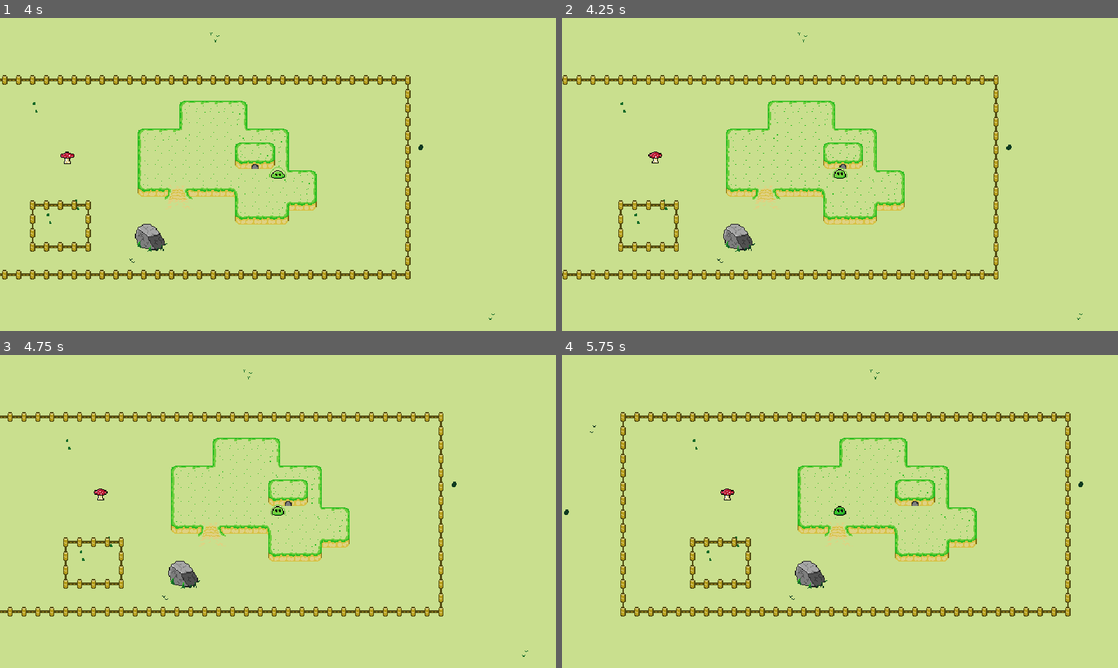
Above: before the commit, frames 1-4 (two rows, left to right).
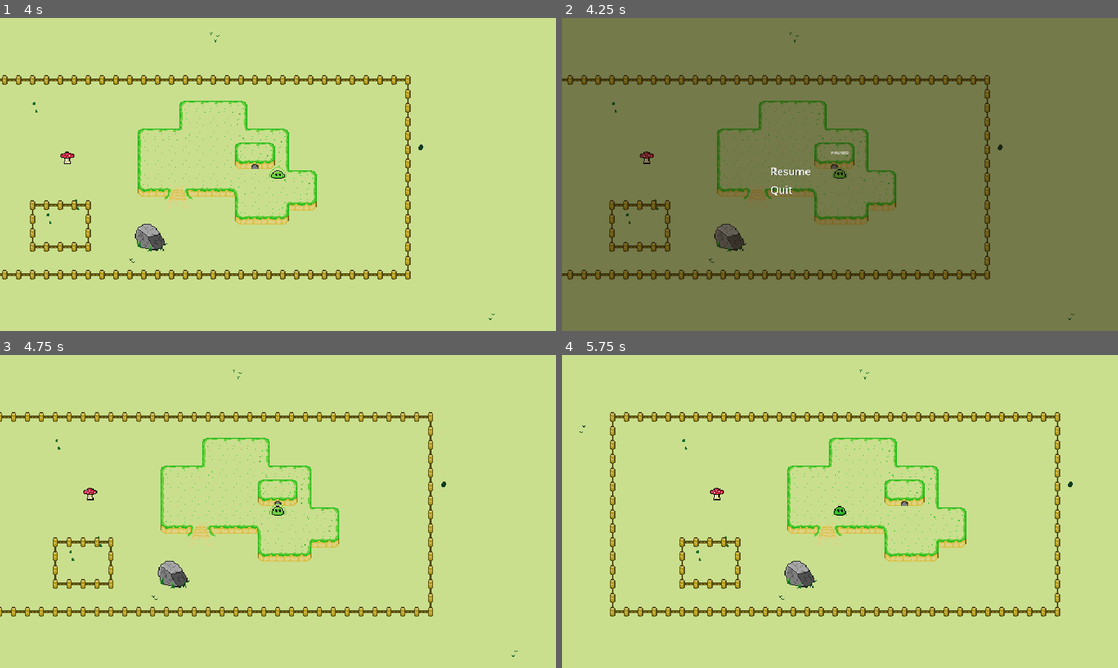
Above: after the commit, the same moments.

Repository: MisterCodo/slime
Game: Godot game, scene res://levels/main.tscn
Same seed, same stepped clock (60 frames per second), same inputs: the game is played once before the commit and once after it. This scene is started directly instead of the project's main scene.
Inputs (mouse positions are in pixels of both pictures, inside the frame that each line leads up to):
- Up to frame 1 (4 s): tap Enter at 0.5 s; hold D (ui_right) 0.53-1.28 s; tap E (action) at 0.6, 1.35, 2.3, 2.85, 3.6 s; hold S (ui_down) 1.28-2.03 s; hold D (ui_right) 2.03-2.78 s; tap R (change_slime_class) at 2.1 s; hold W (ui_up) 2.78-3.53 s; hold A (ui_left) from 3.53 s (still down)
- Up to frame 2 (4.25 s): keep holding A (ui_left); tap Escape (pause, bound only after the commit) at 4.15 s
- Up to frame 3 (4.75 s): release A (ui_left) at 4.25 s; click (278, 508) at 4.25 s, where only the run after the commit has a clickable "Resume"
- Up to frame 4 (5.75 s): hold A (ui_left) from 5.03 s (still down); tap R (change_slime_class) at 5.1 s; tap E (action) at 5.3 s

Frame 1 is identical in both runs. In frame 2, 100% of the frame differs, in the area x 0-100%, y 0-100%; in frame 3, 6.4%; in frame 4, 7.6%.

Commit message:
Fix #10 Player can press escape/start to pause game

Diff:
--- a/levels/main.tscn
+++ b/levels/main.tscn
@@ -1,5 +1,6 @@
-[gd_scene load_steps=12 format=3 uid="uid://bxuybxu0e1u6x"]
-
+[gd_scene load_steps=13 format=3 uid="uid://bxuybxu0e1u6x"]
+
+[ext_resource type="PackedScene" uid="uid://ceyarrxmwn2ql" path="res://ui/pause_screen/pause_screen.tscn" id="1_fxajr"]
 [ext_resource type="PackedScene" uid="uid://dbwpwqd6ofri4" path="res://characters/slime/slime.tscn" id="1_r2xe2"]
 [ext_resource type="Texture2D" uid="uid://bkstgs1a4vfm6" path="res://assets/grass.png" id="2_0b5v0"]
 [ext_resource type="Texture2D" uid="uid://b0jv6nq1t38ec" path="res://assets/hills.png" id="3_xkd0f"]
@@ -216,6 +217,10 @@
 position = Vector2(96, 54)
 y_sort_enabled = true
 
+[node name="CanvasLayer" type="CanvasLayer" parent="."]
+
+[node name="PauseScreen" parent="CanvasLayer" instance=ExtResource("1_fxajr")]
+
 [node name="Slime" parent="." instance=ExtResource("1_r2xe2")]
 position = Vector2(75, 91)
 y_sort_enabled = true
--- a/project.godot
+++ b/project.godot
@@ -59,6 +59,12 @@
 , Object(InputEventJoypadButton,"resource_local_to_scene":false,"resource_name":"","device":-1,"button_index":3,"pressure":0.0,"pressed":false,"script":null)
 ]
 }
+pause={
+"deadzone": 0.5,
+"events": [Object(InputEventKey,"resource_local_to_scene":false,"resource_name":"","device":0,"window_id":0,"alt_pressed":false,"shift_pressed":false,"ctrl_pressed":false,"meta_pressed":false,"pressed":false,"keycode":4194305,"physical_keycode":0,"unicode":0,"echo":false,"script":null)
+, Object(InputEventJoypadButton,"resource_local_to_scene":false,"resource_name":"","device":-1,"button_index":6,"pressure":0.0,"pressed":false,"script":null)
+]
+}
 
 [layer_names]
 
--- /dev/null
+++ b/ui/pause_screen/pause_screen.gd
@@ -0,0 +1,23 @@
+extends Control
+
+
+var paused: bool = false:
+	get:
+		return paused
+	set(value):
+		paused = value
+		get_tree().paused = paused
+		visible = paused
+
+
+func _unhandled_input(event):
+	if event.is_action_pressed("pause"):
+		self.paused = !paused
+
+
+func _on_resume_pressed():
+	self.paused = false
+
+
+func _on_quit_button_pressed():
+	get_tree().quit()
--- /dev/null
+++ b/ui/pause_screen/pause_screen.tscn
@@ -0,0 +1,71 @@
+[gd_scene load_steps=4 format=3 uid="uid://ceyarrxmwn2ql"]
+
+[ext_resource type="PackedScene" uid="uid://d4ag3aa8ov4il" path="res://ui/pause_screen/resume_button.tscn" id="1_70p3l"]
+[ext_resource type="Script" path="res://ui/pause_screen/pause_screen.gd" id="1_75dcu"]
+[ext_resource type="PackedScene" uid="uid://b0kw1q034s8bt" path="res://ui/pause_screen/quit_button.tscn" id="2_bnokb"]
+
+[node name="PauseScreen" type="Control"]
+process_mode = 3
+visible = false
+layout_mode = 3
+anchors_preset = 15
+anchor_right = 1.0
+anchor_bottom = 1.0
+grow_horizontal = 2
+grow_vertical = 2
+script = ExtResource("1_75dcu")
+
+[node name="Background" type="ColorRect" parent="."]
+layout_mode = 1
+anchors_preset = 15
+anchor_right = 1.0
+anchor_bottom = 1.0
+grow_horizontal = 2
+grow_vertical = 2
+color = Color(0.12549, 0.0823529, 0.0235294, 0.501961)
+
+[node name="Center" type="CenterContainer" parent="."]
+layout_mode = 1
+anchors_preset = 15
+anchor_right = 1.0
+anchor_bottom = 1.0
+grow_horizontal = 2
+grow_vertical = 2
+
+[node name="Buttons" type="VBoxContainer" parent="Center"]
+layout_mode = 2
+offset_left = 720.0
+offset_top = 451.0
+offset_right = 1200.0
+offset_bottom = 629.0
+
+[node name="Paused" type="Label" parent="Center/Buttons"]
+layout_mode = 2
+offset_right = 480.0
+offset_bottom = 26.0
+text = "PAUSED"
+horizontal_alignment = 1
+vertical_alignment = 1
+
+[node name="Spacing" type="Control" parent="Center/Buttons"]
+custom_minimum_size = Vector2i(0, 20)
+layout_mode = 2
+anchors_preset = 0
+offset_top = 30.0
+offset_right = 480.0
+offset_bottom = 50.0
+
+[node name="Resume" parent="Center/Buttons" instance=ExtResource("1_70p3l")]
+layout_mode = 2
+offset_top = 54.0
+offset_right = 480.0
+offset_bottom = 114.0
+
+[node name="QuitButton" parent="Center/Buttons" instance=ExtResource("2_bnokb")]
+layout_mode = 2
+offset_top = 118.0
+offset_right = 480.0
+offset_bottom = 178.0
+
+[connection signal="pressed" from="Center/Buttons/Resume" to="." method="_on_resume_pressed"]
+[connection signal="pressed" from="Center/Buttons/QuitButton" to="." method="_on_quit_button_pressed"]
--- /dev/null
+++ b/ui/pause_screen/quit_button.tscn
@@ -0,0 +1,8 @@
+[gd_scene load_steps=2 format=3 uid="uid://b0kw1q034s8bt"]
+
+[ext_resource type="PackedScene" uid="uid://dked3qtlchhg6" path="res://ui/menu_button.tscn" id="1_1f1cm"]
+
+[node name="Quit" instance=ExtResource("1_1f1cm")]
+
+[node name="Label" parent="." index="0"]
+text = "Quit"
--- /dev/null
+++ b/ui/pause_screen/resume_button.tscn
@@ -0,0 +1,8 @@
+[gd_scene load_steps=2 format=3 uid="uid://d4ag3aa8ov4il"]
+
+[ext_resource type="PackedScene" uid="uid://dked3qtlchhg6" path="res://ui/menu_button.tscn" id="1_bd1xj"]
+
+[node name="Resume" instance=ExtResource("1_bd1xj")]
+
+[node name="Label" parent="." index="0"]
+text = "Resume"
--- a/ui/title_screen/title_screen.tscn
+++ b/ui/title_screen/title_screen.tscn
@@ -18,28 +18,24 @@
 script = ExtResource("1_m0g57")
 
 [node name="Menu" type="VBoxContainer" parent="."]
-layout_mode = 0
 offset_left = 100.0
 offset_top = 80.0
 offset_right = 1820.0
 offset_bottom = 1000.0
 
 [node name="Logo" type="TextureRect" parent="Menu"]
-layout_mode = 2
 offset_right = 1720.0
 offset_bottom = 100.0
 texture = ExtResource("2_7bst2")
 stretch_mode = 3
 
 [node name="Center" type="HBoxContainer" parent="Menu"]
-layout_mode = 2
 offset_top = 104.0
 offset_right = 1720.0
 offset_bottom = 920.0
 size_flags_vertical = 3
 
 [node name="Buttons" type="VBoxContainer" parent="Menu/Center"]
-layout_mode = 2
 offset_top = 282.0
 offset_right = 1720.0
 offset_bottom = 534.0
@@ -47,27 +43,22 @@
 size_flags_vertical = 4
 
 [node name="NewGame" parent="Menu/Center/Buttons" instance=ExtResource("3_cfqpm")]
-layout_mode = 2
 offset_bottom = 60.0
 flat = false
 
 [node name="Continue" parent="Menu/Center/Buttons" instance=ExtResource("4_qhlj6")]
-layout_mode = 2
 offset_top = 64.0
 offset_bottom = 124.0
 
 [node name="Options" parent="Menu/Center/Buttons" instance=ExtResource("5_ohu8a")]
-layout_mode = 2
 offset_top = 128.0
 offset_bottom = 188.0
 
 [node name="Quit" parent="Menu/Center/Buttons" instance=ExtResource("6_qbfj5")]
-layout_mode = 2
 offset_top = 192.0
 offset_bottom = 252.0
 
 [node name="Fade" parent="." instance=ExtResource("7_01r1b")]
-layout_mode = 1
 
 [connection signal="pressed" from="Menu/Center/Buttons/NewGame" to="." method="_on_new_game_pressed"]
 [connection signal="pressed" from="Menu/Center/Buttons/Continue" to="." method="_on_continue_pressed"]
